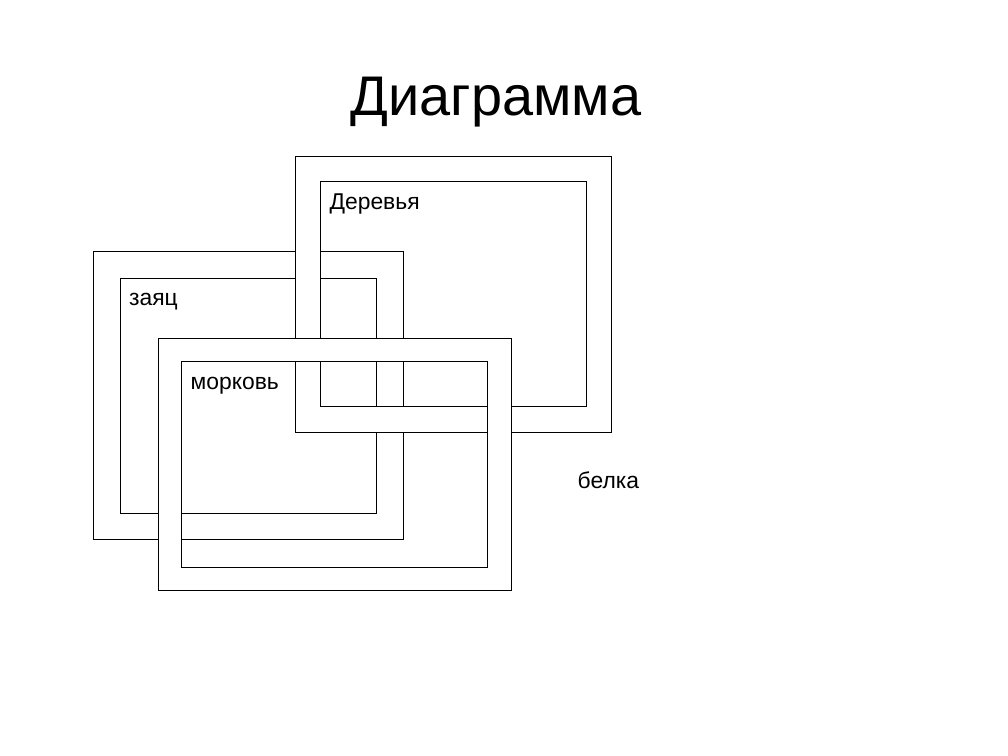
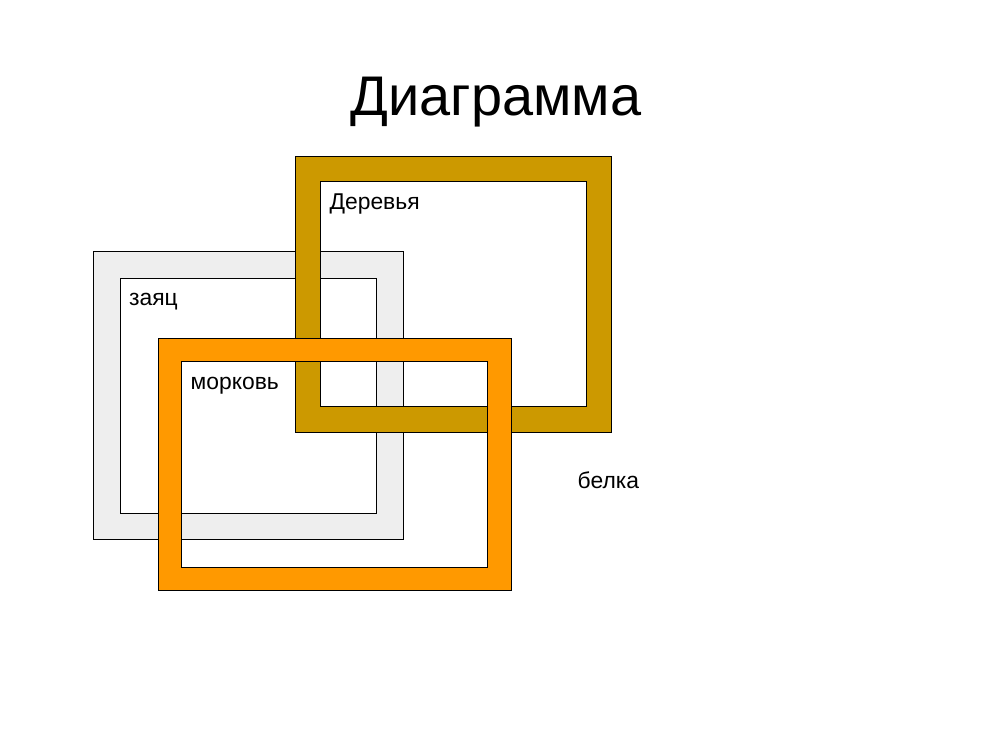
Before and after one commit to gritsulyak/School, a slide deck: slide 4 of 4/reptiloids.odp. Drawn at 1008x756 pixels with LibreOffice and Linux fonts; fonts in the diff are those of the drawing. Boxes give left, top, right and bottom in pixels: in the first picture for what was removed or moved away, otherwise in the second. Text is boxed around its words. In the diff, an @@ line names an element or a change of style, - is before the commit and + after.

```diff
--- a/4/reptiloids.odp
+++ b/4/reptiloids.odp
@@ frame "Деревья" at [295,156,612,432]: fill #FFFFFF to #CC9900 @@
@@ frame "заяц" at [93,252,403,541]: fill #FFFFFF to #EEEEEE @@
@@ frame "морковь" at [158,338,511,591]: fill #FFFFFF to #FF9900 @@
```
Also in this commit, not shown: 1 other slide changed, 4 other files.
